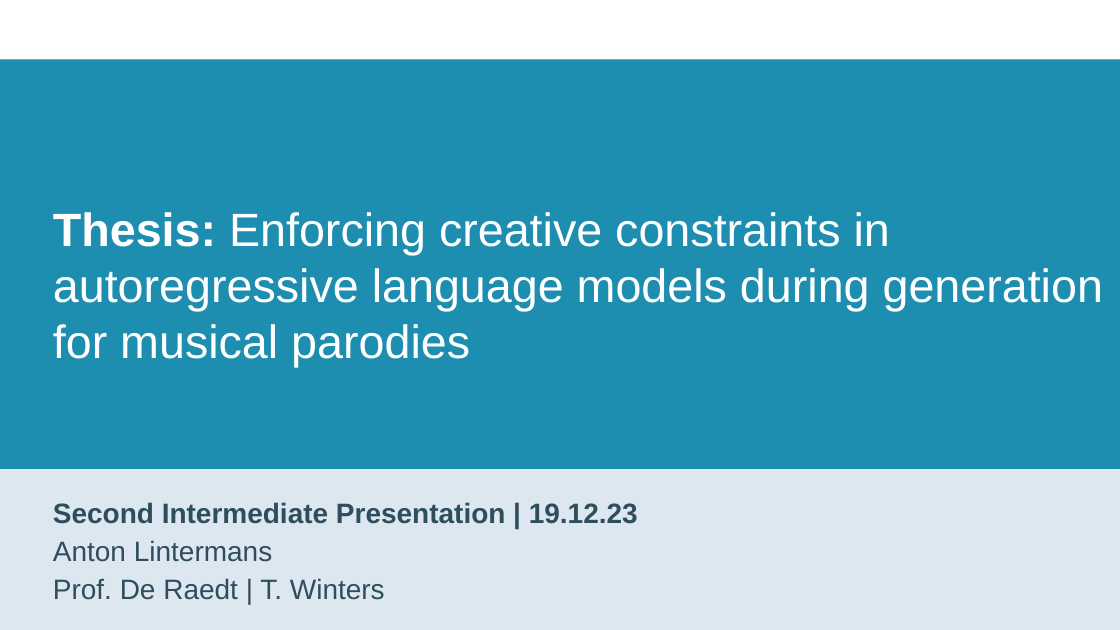
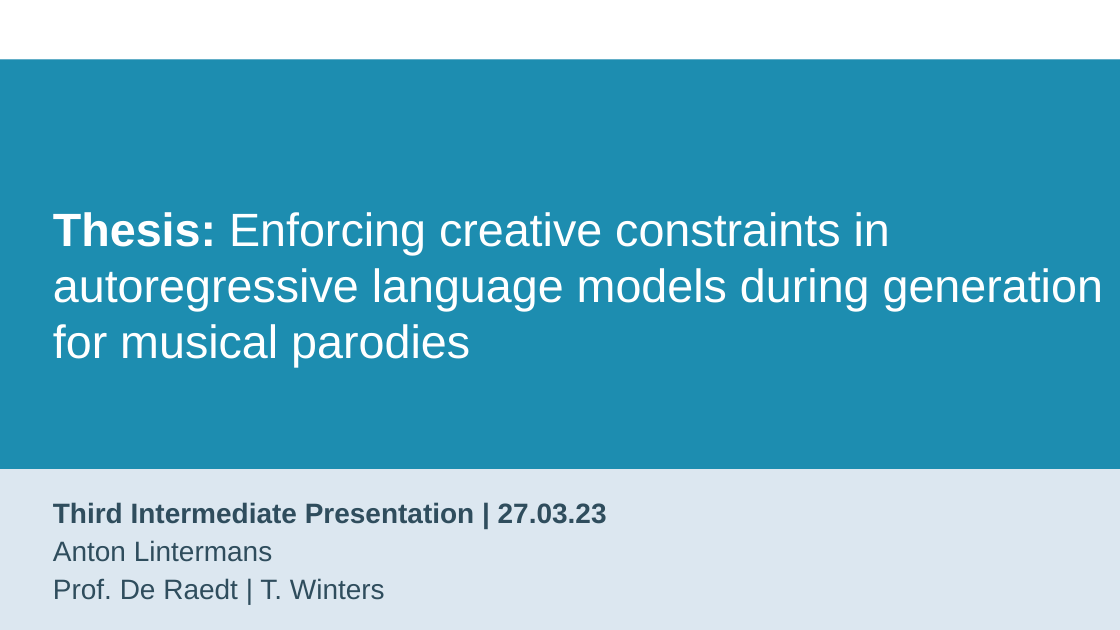
Before and after one commit to Alintermans/Thesis, a slide deck: slide 1 of Presentations/Third Intermediate Presentation/Presentation.pptx. Drawn at 1120x630 pixels with LibreOffice and Linux fonts; fonts in the diff are those of the drawing; background and template pictures are left out. Boxes give left, top, right and bottom in pixels: in the first picture for what was removed or moved away, otherwise in the second. Text is boxed around its words. In the diff, an @@ line names an element or a change of style, - is before the commit and + after.

```diff
--- a/Presentations/Third Intermediate Presentation/Presentation.pptx
+++ b/Presentations/Third Intermediate Presentation/Presentation.pptx
@@ subtitle at box(53, 502, 607, 524): text changed @@
-Second Intermediate Presentation | 19.12.23
+Third Intermediate Presentation | 27.03.23
```
Also in this commit, not shown: 12 other slides changed, 1 slide removed, 2 other files.
